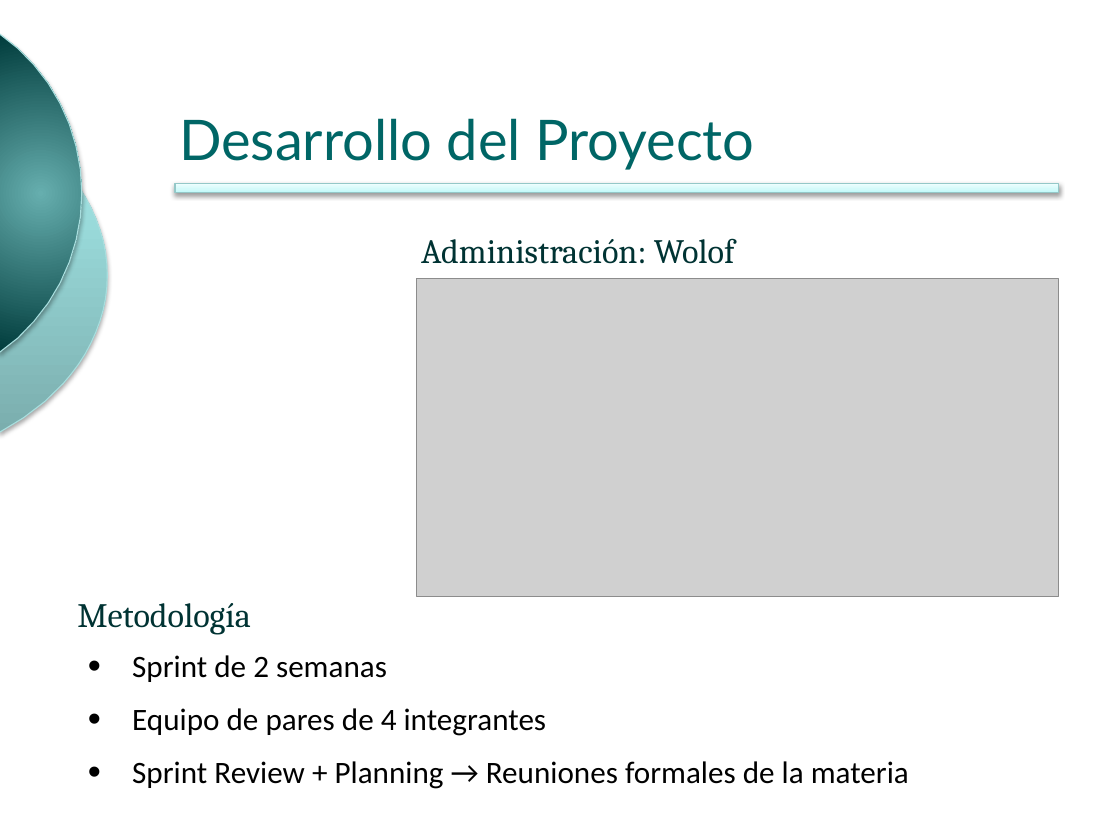
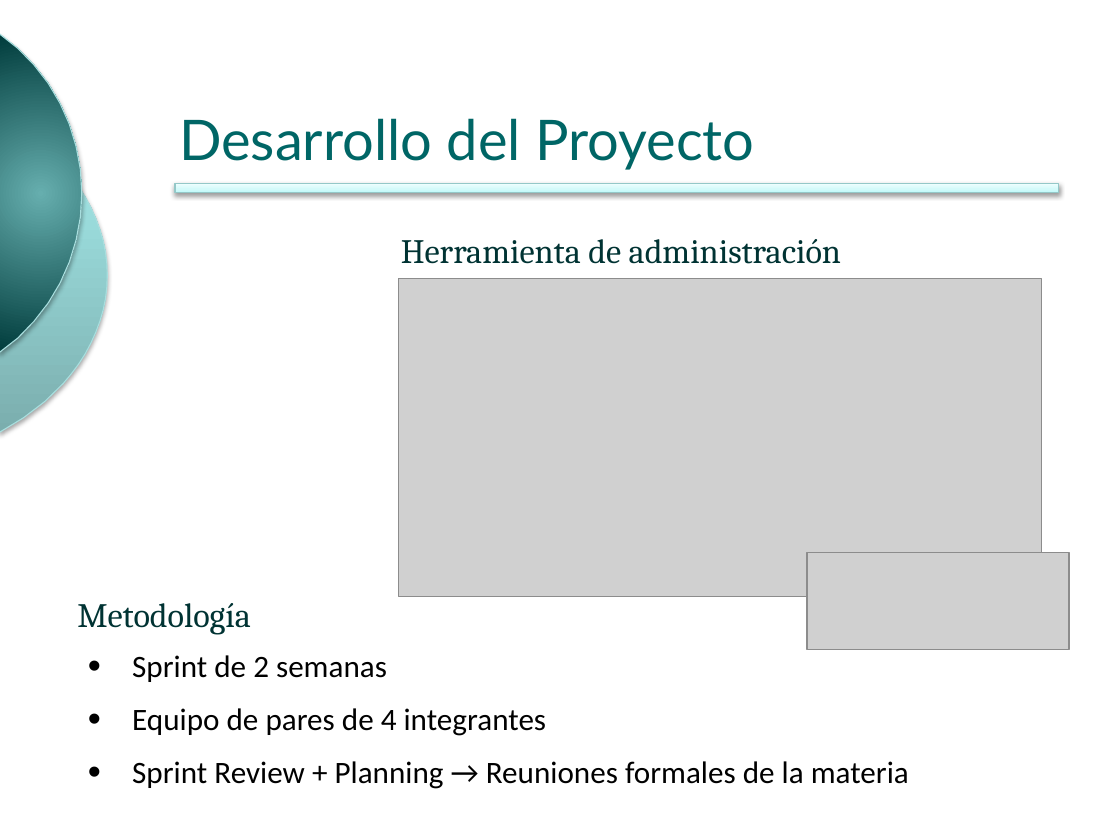
Before and after one commit to ingevy/taller-desarrollo-proyectos-ii-2do-2010, a slide deck: slide 2 of presentations/presentacionFinal.pptx. Drawn at 1120x840 pixels with LibreOffice and Linux fonts; fonts in the diff are those of the drawing; grey boxes stand for pictures; background and template pictures are left out. Boxes give left, top, right and bottom in pixels: in the first picture for what was removed or moved away, otherwise in the second. Text is boxed around its words. In the diff, an @@ line names an element or a change of style, - is before the commit and + after.

```diff
--- a/presentations/presentacionFinal.pptx
+++ b/presentations/presentacionFinal.pptx
@@ text at bbox=[401, 239, 841, 264]: text changed @@
-Administración: Wolof
+Herramienta de administración
@@ picture: place and size @@
-picture at bbox=[417, 279, 1060, 596]
+picture at bbox=[399, 279, 1042, 596]
@@ picture added at bbox=[806, 552, 1068, 650] @@
```
Also in this commit, not shown: 6 other slides changed, 4 slides removed, 3 other files.
